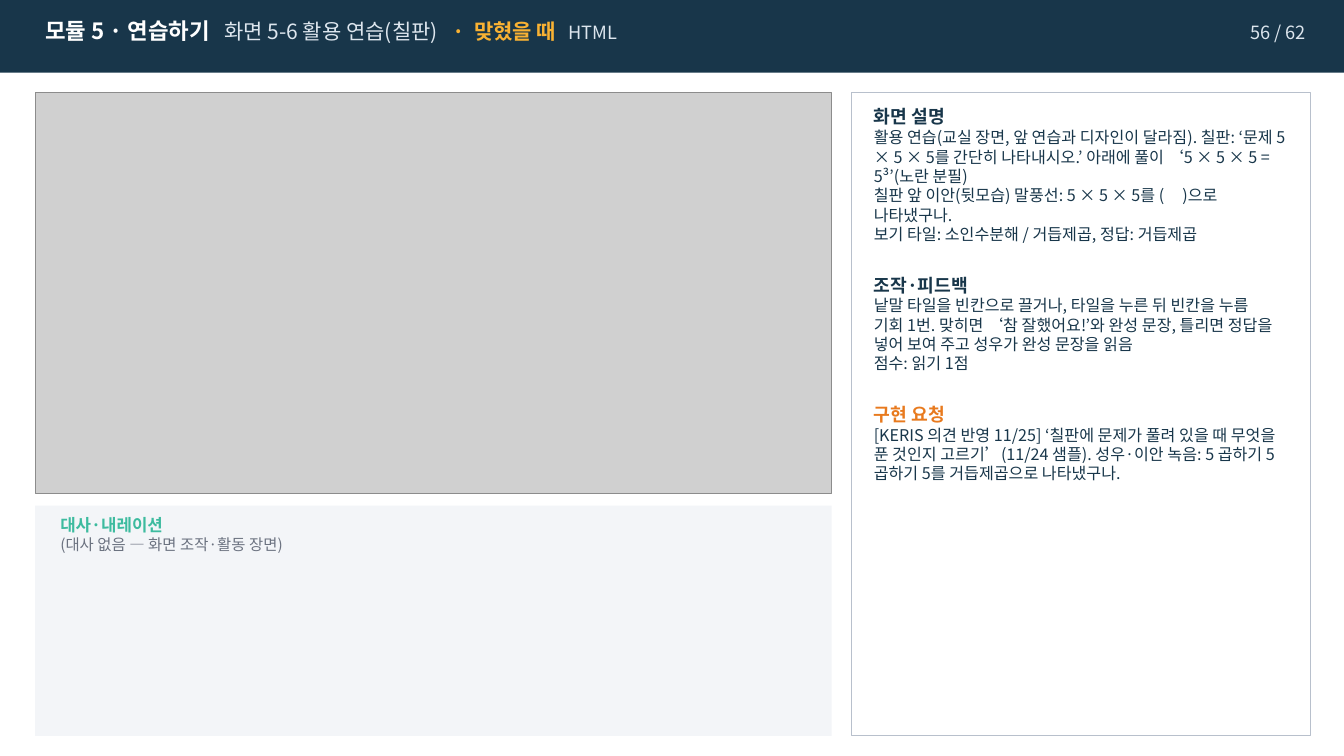
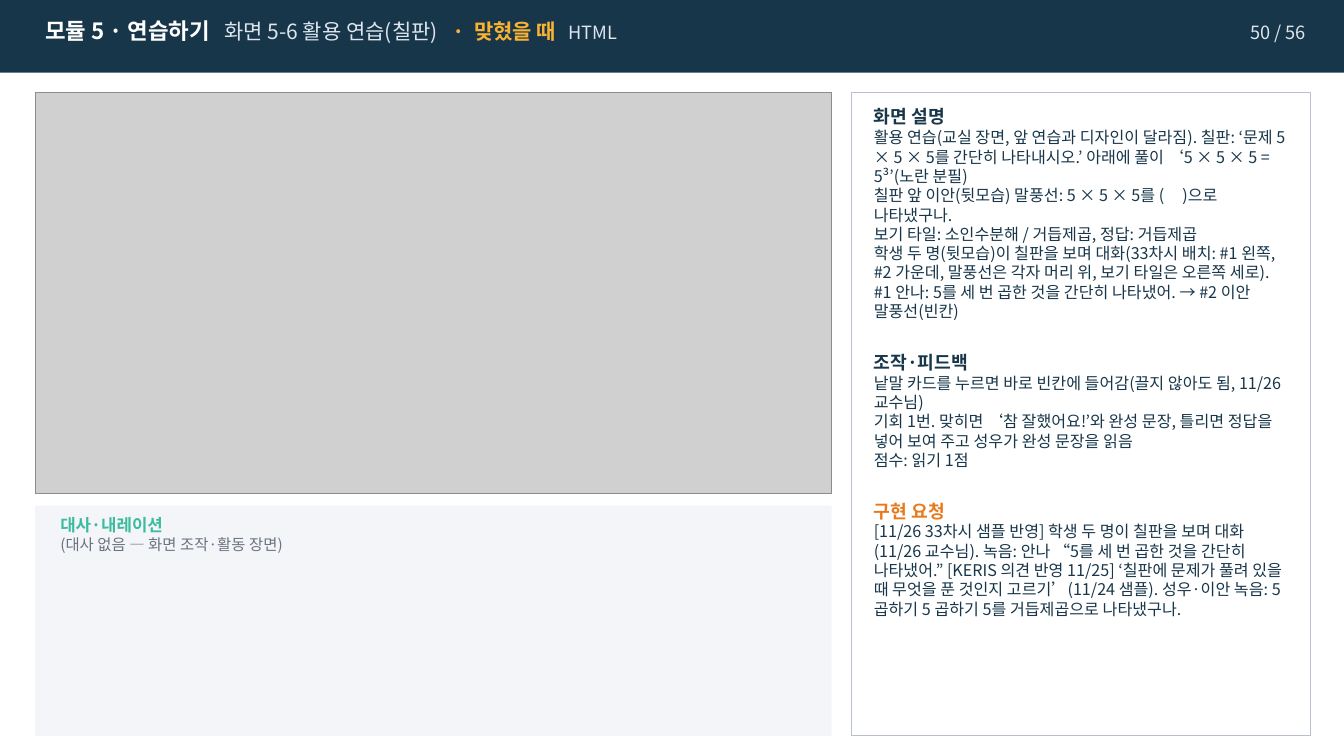
Before and after one commit to j333333766-hub/ksl-math-vocab-kit, a slide deck: slide 50 of 샘플/07차시_소인수분해_조창현_v7-1_스토리보드.pptx (slide 56 before the commit). Drawn at 1344x756 pixels with LibreOffice and Linux fonts; fonts in the diff are those of the drawing; grey boxes stand for pictures. Boxes give left, top, right and bottom in pixels: in the first picture for what was removed or moved away, otherwise in the second. Text is boxed around its words. In the diff, an @@ line names an element or a change of style, - is before the commit and + after.

```diff
--- a/샘플/07차시_소인수분해_조창현_v7-1_스토리보드.pptx
+++ b/샘플/07차시_소인수분해_조창현_v7-1_스토리보드.pptx
@@ text at (x1=1250, y1=25, x2=1305, y2=39): text changed @@
-56 / 62
+50 / 56
@@ text at (x1=874, y1=245, x2=1275, y2=320): paragraph added @@
+학생 두 명(뒷모습)이 칠판을 보며 대화(33차시 배치: #1 왼쪽, #2 가운데, 말풍선은 각자 머리 위, 보기 타일은 오른쪽 세로). #1 안나: 5를 세 번 곱한 것을 간단히 나타냈어. → #2 이안 말풍선(빈칸)
@@ text at (x1=874, y1=375, x2=1281, y2=411): text changed @@
-낱말 타일을 빈칸으로 끌거나, 타일을 누른 뒤 빈칸을 누름
+낱말 카드를 누르면 바로 빈칸에 들어감(끌지 않아도 됨, 11/26 교수님)
@@ text at (x1=874, y1=523, x2=1282, y2=617): text changed @@
-[KERIS 의견 반영 11/25] ‘칠판에 문제가 풀려 있을 때 무엇을 푼 것인지 고르기’(11/24 샘플). 성우·이안 녹음: 5 곱하기 5 곱하기 5를 거듭제곱으로 나타냈구나.
+[11/26 33차시 샘플 반영] 학생 두 명이 칠판을 보며 대화(11/26 교수님). 녹음: 안나 “5를 세 번 곱한 것을 간단히 나타냈어.” [KERIS 의견 반영 11/25] ‘칠판에 문제가 풀려 있을 때 무엇을 푼 것인지 고르기’(11/24 샘플). 성우·이안 녹음: 5 곱하기 5 곱하기 5를 거듭제곱으로 나타냈구나.
```
Also in this commit, not shown: 58 other slides changed, 7 slides removed, 10 other files.
